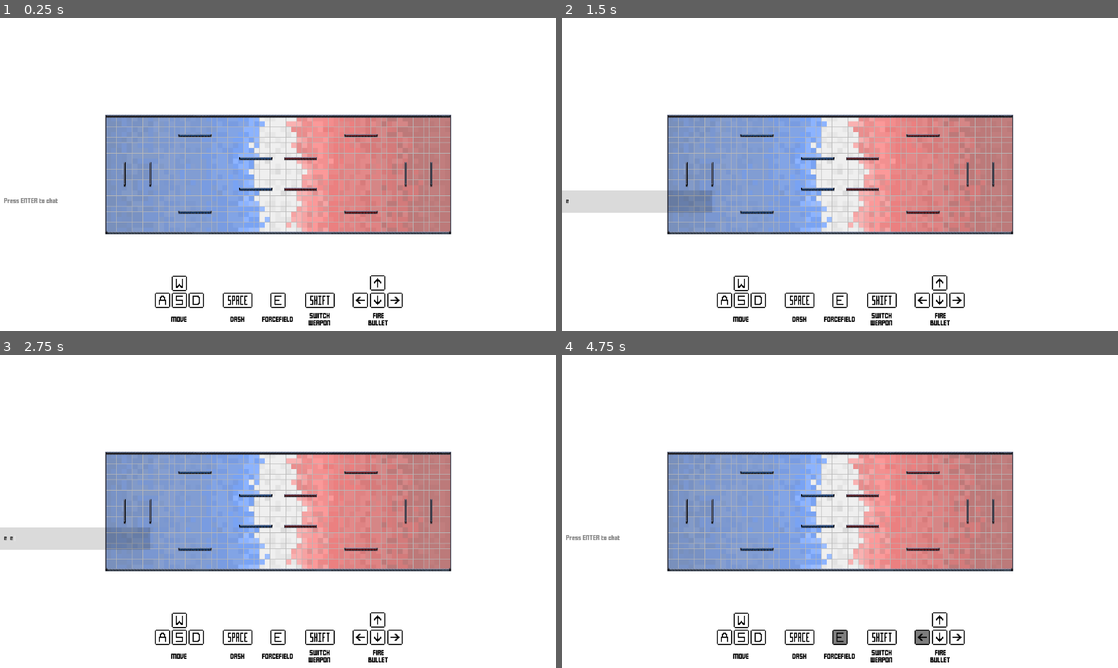
Above: before the commit, frames 1-4 (two rows, left to right).
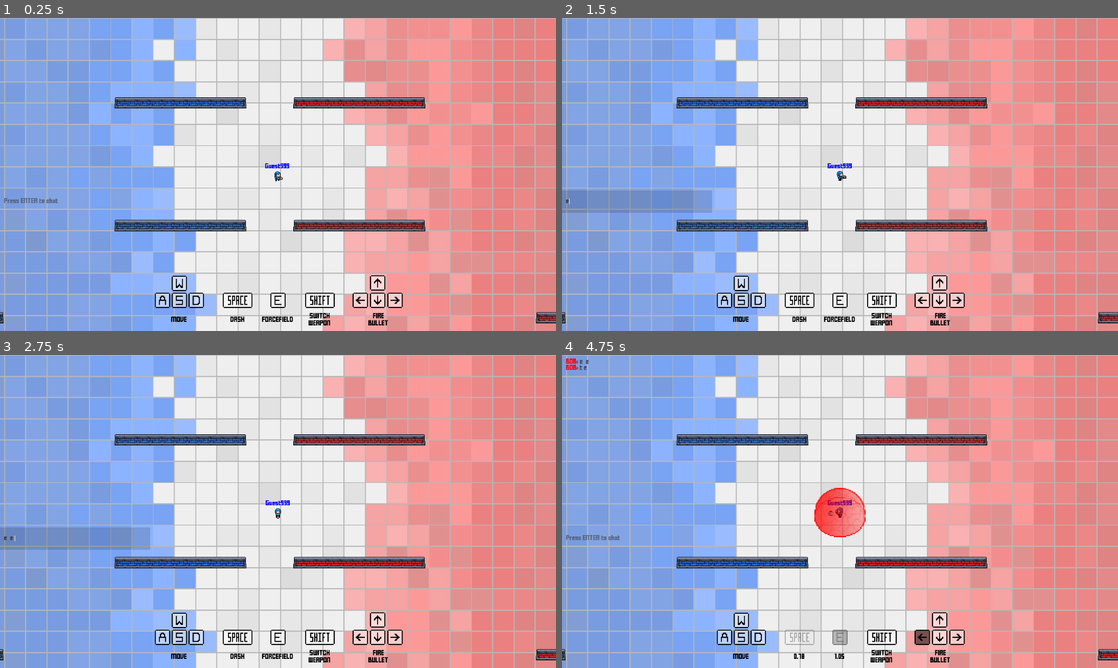
Above: after the commit, the same moments.

Repository: MarshallJDem/SuperCTF
Game: Godot game, scene res://GameContent/Main.tscn
The game is run twice, just before and just after one commit, with the same random seed, the same clock (stepped at 60 frames per second) and the same inputs. This scene is started directly instead of the project's main scene. Sound files missing from this copy of the repository are replaced by a short silence.
Inputs (mouse positions are in pixels of both pictures, inside the frame that each line leads up to):
- Up to frame 1 (0.25 s): no input
- Up to frame 2 (1.5 s): click (639, 202) at 0.52 s; type "12" at 0.6 s; tap Enter at 1.25 s; move the mouse to (962, 158) at 1.27 s; hold Right from 1.28 s (still down); hold E from 1.28 s (still down); click (962, 158) at 1.42 s
- Up to frame 3 (2.75 s): tap Space at 1.52, 2, 2.27 s; move the mouse to (166, 527) at 2.02 s; release Right at 2.03 s; release E at 2.03 s; hold Down from 2.03 s (still down); tap E at 2.1 s
- Up to frame 4 (4.75 s): tap Enter at 2.75, 2.85, 4.25 s; move the mouse to (895, 442) at 2.77 s; release Down at 2.78 s; hold Right 2.78-3.53 s; hold E 2.78-3.53 s; tap Space at 3.5, 3.77, 4.52 s; move the mouse to (812, 574) at 3.52 s; hold Up 3.53-4.28 s; tap T at 3.6 s; click (812, 574) at 3.67 s; tap E at 3.8 s; move the mouse to (1006, 558) at 4.27 s; hold Left from 4.28 s (still down); hold E from 4.28 s (still down); tap Ctrl at 4.35 s

The runs differ from the first frame. In frame 1, 84% of the frame differs, in the area x 0-100%, y 0-100%; in frame 2, 84%; in frame 3, 84%; in frame 4, 85%.
Error before the commit: Invalid get index 'Null' (on base: 'Dictionary'). (res://GameContent/LineEdit.gd:74)
Error after the commit: Invalid get index 'forcefield_cooldown' (on base: 'Node (Globals.gd)'). (res://GameContent/Forcefield.gd:18)

Commit message:
Players can now place forcefields while holding a flaG

Diff:
--- a/GameContent/Flag.tscn
+++ b/GameContent/Flag.tscn
@@ -40,14 +40,14 @@
 position = Vector2( 10, -14 )
 scale = Vector2( 2, 2 )
 frames = SubResource( 1 )
-frame = 3
+frame = 1
 playing = true
 
 [node name="Red_Sprite" type="AnimatedSprite" parent="."]
 position = Vector2( 10, -14 )
 scale = Vector2( 2, 2 )
 frames = SubResource( 2 )
-frame = 3
+frame = 1
 playing = true
 
 [node name="Area2D" type="Area2D" parent="." groups=[
--- a/GameContent/Player.gd
+++ b/GameContent/Player.gd
@@ -103,7 +103,8 @@
 					$Teleport_Timer.start();
 			if event.scancode == KEY_E:
 				# If were not holding a flag, create forcefield
-				if $Flag_Holder.get_child_count() == 0:
+				# This is now disabled. You can place forcefield whenever you please kiddo
+				if true || $Flag_Holder.get_child_count() == 0:
 					if $Forcefield_Timer.time_left == 0:
 						forcefield_placed();
 		elif IS_CONTROLLED_BY_MOUSE and event is InputEventMouseButton:
--- a/Globals.gd
+++ b/Globals.gd
@@ -1,7 +1,7 @@
 extends Node
 
 # Whether to run in testing mode (for development uses)
-var testing = false;
+var testing = true;
 
 #Game Servers (Both clients and servers use these vars, but in different ways. overlapping would not work)
 var serverIP = "";
--- a/TitleScreen.tscn
+++ b/TitleScreen.tscn
@@ -75,7 +75,6 @@
 position = Vector2( 10, -14 )
 scale = Vector2( 2, 2 )
 frames = SubResource( 1 )
-frame = 3
 playing = true
 
 [node name="Area2D" type="Area2D" parent="Flag2" groups=[
